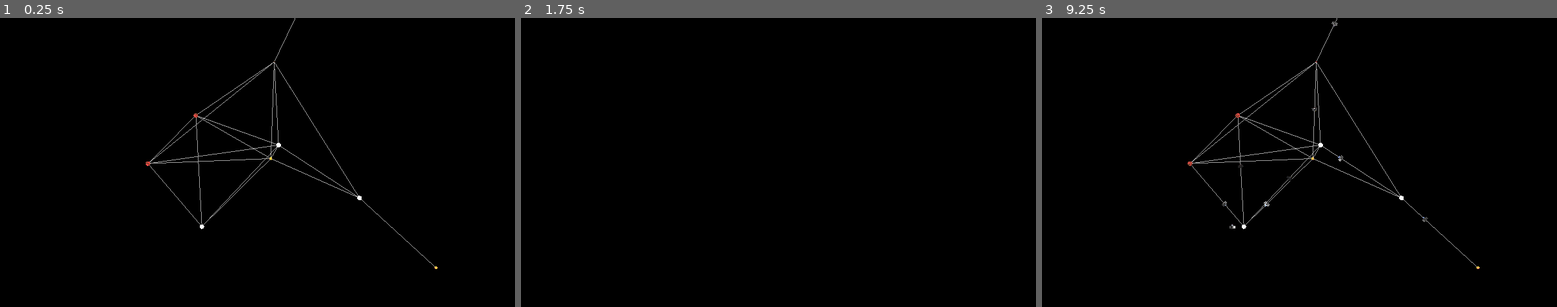
Above: before the commit, frames 1-3 (left to right).
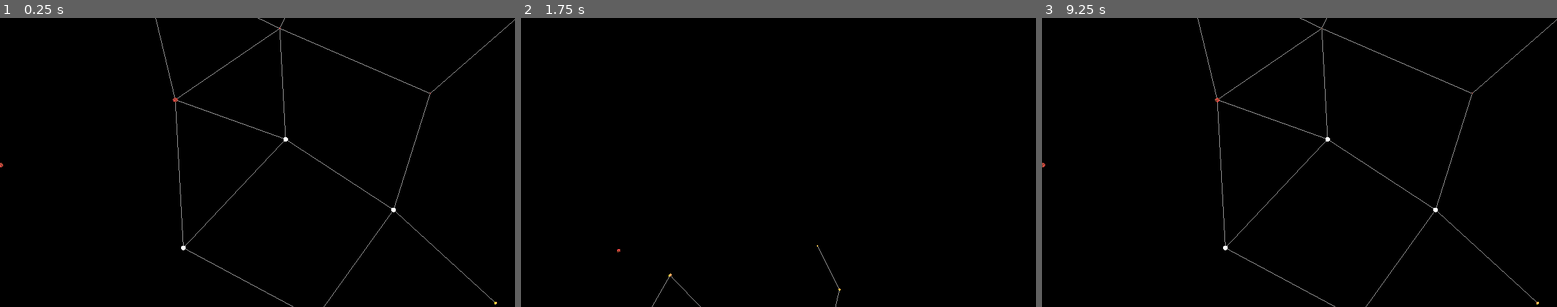
Above: after the commit, the same moments.

Repository: NoahMSchool/SpaceStrategyGame
Game: Godot game, scene res://Galaxy/galaxy.tscn
Two runs of this game, one before a commit and one after it. Both use one fixed random seed, a clock stepped at 60 frames per second and the inputs below.
Inputs (mouse positions are in pixels of both pictures, inside the frame that each line leads up to):
- Up to frame 1 (0.25 s): no input
- Up to frame 2 (1.75 s): tap Enter at 0.5 s; move the mouse to (891, 148) at 0.52 s; tap M (m) at 0.6 s; tap R (r) at 0.8, 1.35 s; tap Space at 1.25 s; move the mouse to (675, 176) at 1.27 s; tap S (s) at 1.55 s
- Up to frame 3 (9.25 s): tap Enter at 2, 3.5 s; move the mouse to (1351, 98) at 2.02 s; tap S (s) at 2.1, 5.3, 9.05 s; tap X (x) at 2.3, 2.85, 6.05 s; tap Space at 2.75, 4.25 s; move the mouse to (1273, 220) at 2.77 s; tap Z (z) at 3.05, 3.6, 6.8 s; move the mouse to (1454, 205) at 3.52 s; tap M (m) at 3.8, 7.55, 8.1 s; move the mouse to (1145, 119) at 4.27 s; click (1145, 119) at 4.35 s; tap R (r) at 4.55, 8.3, 8.85 s; move the mouse to (1325, 162) at 5.02 s; tap Middle mouse button (MouseWheelClick) at 5.1 s; move the mouse to (1222, 90) at 5.77 s; right-click (1222, 90) at 5.85 s; move the mouse to (1412, 148) at 6.52 s; tap Mouse wheel down (ScrollDown) at 6.6 s; move the mouse to (1196, 176) at 7.27 s; tap Mouse wheel up (ScrollUp) at 7.35 s; move the mouse to (1351, 98) at 8.02 s; move the mouse to (1273, 220) at 8.77 s

The runs differ from the first frame. In frame 1, 1.4% of the frame differs, in the area x 0-100%, y 0-100%; in frame 2, less than 0.1%; in frame 3, 1.5%.

Commit message:
not working tramsmission stuff

Diff:
--- a/Galaxy/galaxy.tscn
+++ b/Galaxy/galaxy.tscn
@@ -10,6 +10,8 @@
 
 [node name="Galaxy" type="Node3D" unique_id=1524020374]
 script = ExtResource("1_dkrcd")
+min_system_separation = 10.0
+max_system_count = 15
 
 [node name="WorldEnvironment" type="WorldEnvironment" parent="." unique_id=1426894719]
 environment = SubResource("Environment_7c7pm")
--- a/Resources/ship_resource.gd
+++ b/Resources/ship_resource.gd
@@ -1,22 +1,44 @@
 extends Node3D
 class_name ShipResource
 
-var final_destination : SolarSystem
-var destination : SolarSystem
+#system tramsmission
+var final_destination_system : SolarSystem
+var destination_system : SolarSystem
+var ship_speed = 2
+var destination_relative : Vector3 = Vector3(0,0,0)
 
+var pos_last_frame:= Vector3(0,0,0)
+
+#General transmission
+var target_position : Vector3
 var in_transmission:= false
+signal target_reached
+
+func send_to_destination_system(sys):
+	#if destination_system:
+		send_to_position(sys.global_position+destination_relative)
+		#target_position = destination_system.global_position#+destination_relative
+		#begin_transmission()
+
+func send_to_position(pos):
+	target_position = pos
+	print("sending to ", target_position)
+	begin_transmission()
 
 func begin_transmission():
-	if destination:
-		in_transmission = true
-		look_at(destination.position)
+	in_transmission = true
+	look_at(target_position)
 
 func end_transmission():
 	in_transmission = false
+	target_reached.emit()
+	print("finished sending")
+	if destination_system:
+		destination_system.process_resource(self)
 
 func _process(delta: float) -> void:
-	if destination and in_transmission:
-#		if destination.is_mine():
-			global_position = global_position.move_toward(destination.global_position, delta)
-			if global_position == destination.global_position:
-				destination.receive_resource(self)
+	if in_transmission:
+		pos_last_frame = global_position
+		global_position = global_position.move_toward(target_position, delta*ship_speed)
+		if global_position == target_position and pos_last_frame != target_position:
+			end_transmission()
--- a/SolarSystem/solar_system.gd
+++ b/SolarSystem/solar_system.gd
@@ -92,9 +92,9 @@
 		print("Generating Resource")
 		generate_resource()
 
-	if Input.is_action_just_pressed("m"):
-		for r in $ShipResourceContainer.get_children():
-			eject_resource(r)
+	#if Input.is_action_just_pressed("m"):
+		#for r in $ShipResourceContainer.get_children():
+			#eject_resource(r)
 
 	if Input.is_action_just_pressed("x"):
 		print("Toggle time to ", !$ResourceTimer.paused)
@@ -188,8 +188,6 @@
 
 """
 
-
-
 func generate_resource():
 	var per_row = 10
 	var new_resource = SHIP_RESOURCE.instantiate()
@@ -197,11 +195,42 @@
 	var x_off = ($ShipResourceContainer.get_child_count() - 1) / per_row
 	var y_off = ($ShipResourceContainer.get_child_count() - 1) % per_row
 	new_resource.position = new_resource.position + Vector3(0.125,0,0)* x_off + Vector3(0, 0, 0.3) * y_off
-	new_resource.final_destination = galaxy.get_target_system()
-	eject_resource(new_resource)
+	new_resource.final_destination_system = galaxy.get_target_system()
+	detatch_resourse(new_resource)
+	process_resource(new_resource)
 	return
 
-func eject_resource(res):
+func process_resource(res):
+	print("recieving and processing at ", self, global_position)#if self == res.destination_system:
+
+	if self != res.final_destination_system:
+		var next_destination : SolarSystem = galaxy.get_next_step(self, res.final_destination_system)
+		if next_destination:
+			print("start processing")
+			var ejection_direction = (next_destination.global_position-self.global_position).normalized()
+			var ejection_point = global_position+ejection_direction*system_action_region_radius
+			print("sending to ejection point")
+			res.send_to_position(ejection_point)
+			await res.target_reached
+			#print(res.destination_system)
+			res.destination_system = next_destination
+			#res.destination_relative = next_destination.get_resourse_ejection_point()
+
+			send_resource(res, next_destination)
+			#print(next_destination.global_position)
+		else:
+			print("dead end")
+	else:
+		add_resourse(res)
+		print("at final")
+
+func send_resource(res, next_system):
+	print("sending resourse to ", next_system)
+	res.send_to_destination_system(next_system)
+	print("sending to ", next_system)
+#func eject_resourse():
+
+func edject_resource(res):
 	#if (res.final_destination and res.final_destination != self):
 	var next_destination : SolarSystem = galaxy.get_next_step(self, res.final_destination)
 	if next_destination:
@@ -232,27 +261,40 @@
 
 #func decide_resource_next_step(res):
 
-func get_resourse_recieve_point(direction : Vector3):
+func get_resourse_recieve_point(direction : Vector3):#gives relative position
 	if not direction.is_normalized():
 		direction = direction.normalized()
-	var recieve_point = global_position + -direction*system_action_region_radius
+	var recieve_point = -direction*system_action_region_radius
 	return recieve_point
 
+func get_resourse_ejection_point(direction : Vector3):#called by this system
+	pass
 
 func receive_resource(res):
-	if self == res.destination:
-		if self != res.final_destination:
-			eject_resource(res)
+		print("recieving at ", self, global_position)#if self == res.destination_system:
+		res.destination_system = null
+		process_resource(res)
+		return
+		if self != res.final_destination_system:
+			pass
 		else:
 			galaxy.detach_free_resource(res)
 			res.queue_free()
 			generate_resource()
-		# $ShipResourceContainer.add_child(res)
-	# res.destination = null
+			$ShipResourceContainer.add_child(res)
 	#if self == res.destination:
 	# res.end_transmission()
 	# res.position = res.position + Vector3(0,0.125,0)* $ShipResourceContainer.get_child_count()
 
+func add_resourse(res):
+	galaxy.detach_free_resource(res)
+	res.queue_free()
+	#generate_resource()
+	$ShipResourceContainer.add_child(res)
+func detatch_resourse(res):
+	var global_pos = res.global_position
+	$ShipResourceContainer.remove_child(res)
+	galaxy.add_free_resource(res, global_pos)
 
 func _on_trail_timer_timeout() -> void:
 	if not system_active:
--- a/SolarSystem/solar_system.tscn
+++ b/SolarSystem/solar_system.tscn
@@ -45,7 +45,6 @@
 
 [node name="ResourceTimer" type="Timer" parent="." unique_id=1254746077]
 wait_time = 5.0
-autostart = true
 
 [node name="VisualIndicator" type="MeshInstance3D" parent="." unique_id=702602521]
 transform = Transform3D(1, 0, 0, 0, 1, 0, 0, 0, 1, 0, -1, 0)
Not shown, changed: SpaceStrategyAssets.blend.import
